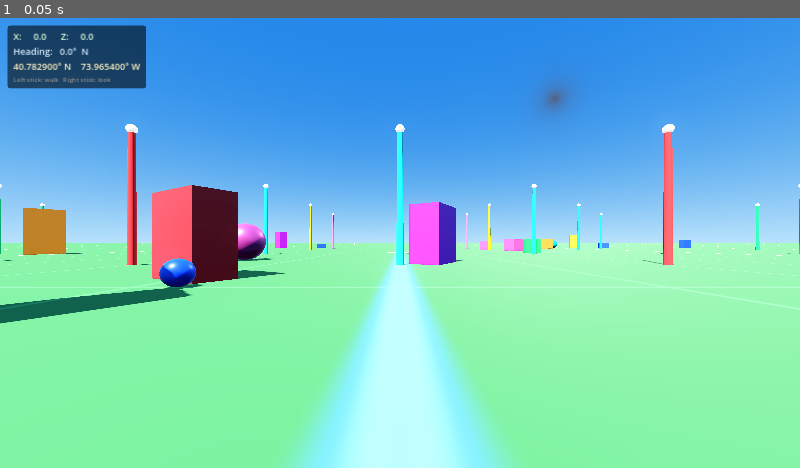
Above: before the commit, frame 1.
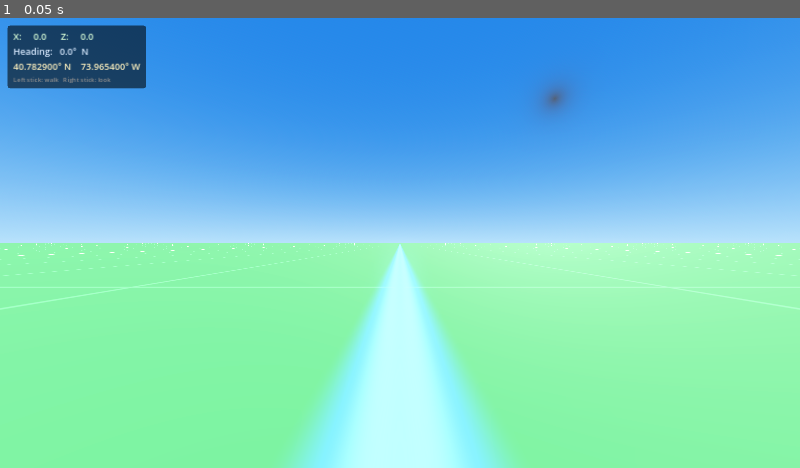
Above: after the commit, the same moment.

Repository: Central-Park-Walk/central-park-walk
Game: Godot game, scene res://main.tscn
The game is run twice, just before and just after one commit, with the same random seed, the same clock (stepped at 60 frames per second) and the same inputs.
Inputs:
- Up to frame 1 (0.05 s): no input

The runs differ from the first frame. In frame 1, 6.4% of the frame differs, in the area x 0-100%, y 23-68%.

Commit message:
Remove placeholder objects (poles, cubes, spheres, compass discs)
Scene now contains only real Central Park geometry from OSM data.
Ground grid shader kept as temporary spatial reference until real
terrain and textures are added.

Co-Authored-By: Claude Sonnet 4.6 <noreply@anthropic.com>

Diff:
--- a/main.gd
+++ b/main.gd
@@ -20,9 +20,6 @@
 func _ready() -> void:
 	_setup_environment()
 	_setup_ground()
-	_setup_compass_discs()
-	_setup_poles()
-	_setup_scatter()
 	_setup_park()
 	_player = _setup_player()
 	_setup_hud()
@@ -164,150 +161,6 @@
 	METALLIC  = 0.0;
 }
 """
-
-
-# ---------------------------------------------------------------------------
-# Cardinal direction discs (45 m out in each compass direction)
-# ---------------------------------------------------------------------------
-func _setup_compass_discs() -> void:
-	_add_compass_disc(Vector3(  0.0, 0.01, -45.0), Color(0.90, 0.90, 1.00))  # N = −Z
-	_add_compass_disc(Vector3(  0.0, 0.01,  45.0), Color(1.00, 0.80, 0.80))  # S = +Z
-	_add_compass_disc(Vector3( 45.0, 0.01,   0.0), Color(1.00, 0.70, 0.30))  # E = +X
-	_add_compass_disc(Vector3(-45.0, 0.01,   0.0), Color(0.70, 1.00, 0.70))  # W = −X
-
-
-func _add_compass_disc(pos: Vector3, color: Color) -> void:
-	var cyl := CylinderMesh.new()
-	cyl.top_radius    = 2.2
-	cyl.bottom_radius = 2.2
-	cyl.height        = 0.12
-
-	var mat := StandardMaterial3D.new()
-	mat.albedo_color               = color
-	mat.emission_enabled           = true
-	mat.emission                   = color * 0.6
-	mat.emission_energy_multiplier = 0.7
-
-	var mi := MeshInstance3D.new()
-	mi.mesh              = cyl
-	mi.material_override = mat
-	mi.position          = pos
-	add_child(mi)
-
-
-# ---------------------------------------------------------------------------
-# Reference pole grid (9 × 9 at 20 m spacing, centre skipped)
-# ---------------------------------------------------------------------------
-func _setup_poles() -> void:
-	var palette := [
-		Color(1.00, 0.18, 0.18), Color(0.18, 0.38, 1.00),
-		Color(1.00, 0.85, 0.08), Color(0.10, 0.82, 0.38),
-		Color(0.88, 0.22, 1.00), Color(0.08, 0.90, 0.88),
-		Color(1.00, 0.48, 0.08), Color(1.00, 0.38, 0.65),
-	]
-
-	for xi: int in range(-4, 5):
-		for zi: int in range(-4, 5):
-			if xi == 0 and zi == 0:
-				continue
-
-			var ci := (absi(xi) * 3 + absi(zi) * 5) % palette.size()
-
-			var cyl := CylinderMesh.new()
-			cyl.top_radius      = 0.22
-			cyl.bottom_radius   = 0.28
-			cyl.height          = 10.0
-			cyl.radial_segments = 8
-
-			var mat := StandardMaterial3D.new()
-			mat.albedo_color               = palette[ci]
-			mat.emission_enabled           = true
-			mat.emission                   = palette[ci] * 0.25
-			mat.emission_energy_multiplier = 0.4
-
-			var mi := MeshInstance3D.new()
-			mi.mesh              = cyl
-			mi.material_override = mat
-			mi.position          = Vector3(xi * 20.0, 5.0, zi * 20.0)
-			add_child(mi)
-
-			var cap_mesh := SphereMesh.new()
-			cap_mesh.radius = 0.35
-			cap_mesh.height = 0.70
-
-			var cap_mat := StandardMaterial3D.new()
-			cap_mat.albedo_color               = Color.WHITE
-			cap_mat.emission_enabled           = true
-			cap_mat.emission                   = Color.WHITE
-			cap_mat.emission_energy_multiplier = 0.8
-
-			var cap_mi := MeshInstance3D.new()
-			cap_mi.mesh              = cap_mesh
-			cap_mi.material_override = cap_mat
-			cap_mi.position          = Vector3(xi * 20.0, 10.15, zi * 20.0)
-			add_child(cap_mi)
-
-
-# ---------------------------------------------------------------------------
-# Scattered cubes and spheres (near spawn area for scale reference)
-# ---------------------------------------------------------------------------
-func _setup_scatter() -> void:
-	var rng := RandomNumberGenerator.new()
-	rng.seed = 42
-
-	var palette := [
-		Color(0.90, 0.10, 0.10), Color(0.10, 0.25, 0.90),
-		Color(0.90, 0.80, 0.08), Color(0.10, 0.80, 0.28),
-		Color(0.80, 0.10, 0.90), Color(0.08, 0.90, 0.90),
-		Color(0.90, 0.48, 0.08), Color(0.90, 0.28, 0.60),
-	]
-
-	for i: int in range(28):
-		var w := rng.randf_range(0.7, 4.0)
-		var h := w * rng.randf_range(0.4, 3.0)
-		var d := rng.randf_range(0.7, 4.0)
-		var px := rng.randf_range(-95.0, 95.0)
-		var pz := rng.randf_range(-95.0, 95.0)
-		if Vector2(px, pz).length() < 10.0:
-			px += 15.0
-
-		var bm := BoxMesh.new()
-		bm.size = Vector3(w, h, d)
-
-		var mat := StandardMaterial3D.new()
-		mat.albedo_color = palette[i % palette.size()]
-		mat.roughness    = 0.65
-
-		var mi := MeshInstance3D.new()
-		mi.mesh              = bm
-		mi.material_override = mat
-		mi.position          = Vector3(px, h * 0.5, pz)
-		mi.rotation_degrees.y = rng.randf_range(0.0, 360.0)
-		add_child(mi)
-
-	for i: int in range(22):
-		var r  := rng.randf_range(0.4, 2.8)
-		var px := rng.randf_range(-90.0, 90.0)
-		var pz := rng.randf_range(-90.0, 90.0)
-		if Vector2(px, pz).length() < 10.0:
-			px -= 15.0
-
-		var sm := SphereMesh.new()
-		sm.radius          = r
-		sm.height          = r * 2.0
-		sm.radial_segments = 20
-		sm.rings           = 10
-
-		var mat := StandardMaterial3D.new()
-		mat.albedo_color = palette[(i + 3) % palette.size()]
-		mat.roughness    = rng.randf_range(0.05, 0.85)
-		mat.metallic     = rng.randf_range(0.00, 0.70)
-
-		var mi := MeshInstance3D.new()
-		mi.mesh              = sm
-		mi.material_override = mat
-		mi.position          = Vector3(px, r, pz)
-		add_child(mi)
 
 
 # ---------------------------------------------------------------------------
